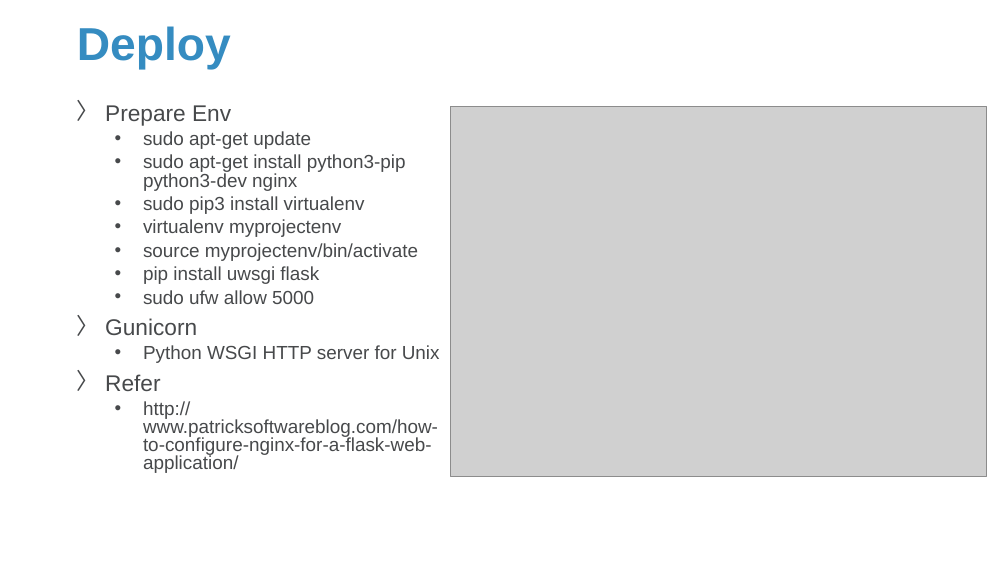
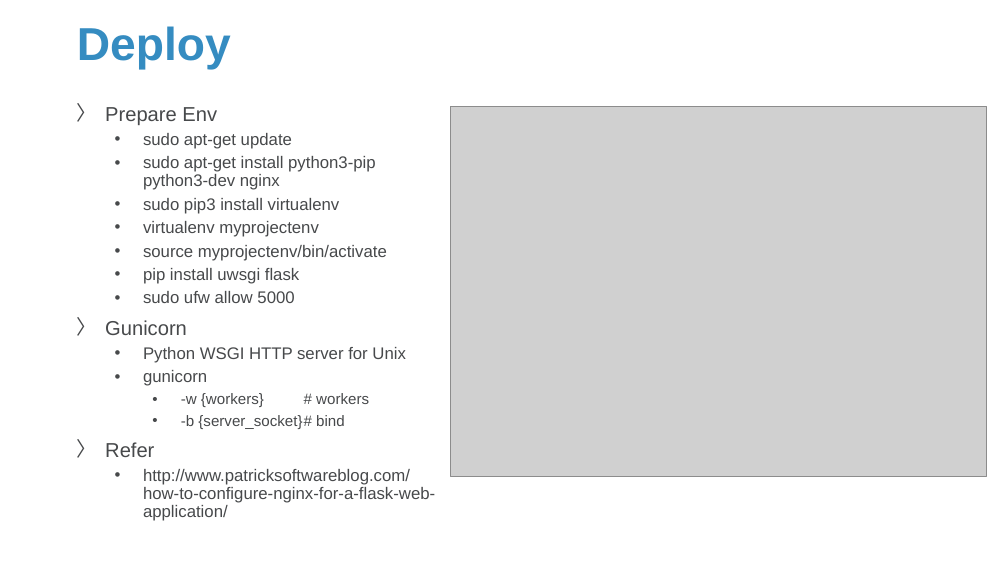
Before and after one commit to Sparks-Lu/TechNotes, a slide deck: slide 11 of Web/Flask-Notes.pptx (slide 9 before the commit). Drawn at 1008x567 pixels with LibreOffice and Linux fonts; fonts in the diff are those of the drawing; grey boxes stand for pictures; background and template pictures are left out. Boxes give left, top, right and bottom in pixels: in the first picture for what was removed or moved away, otherwise in the second. Text is boxed around its words. In the diff, an @@ line names an element or a change of style, - is before the commit and + after.

```diff
--- a/Web/Flask-Notes.pptx
+++ b/Web/Flask-Notes.pptx
@@ text at (105, 107, 435, 521): size 21.6 to 19.2 pt in "Prepare Env", "Gunicorn", "Refer"; size 18 to 16 pt in "sudo apt-get update", "sudo apt-get install python3-pip python3-dev nginx", "sudo pip3 install virtualenv", "virtualenv myprojectenv" and 5 more places; line spacing 0.8 to 0.9 @@
@@ text at (143, 370, 369, 429): paragraphs added @@
+  • gunicorn
+    • -w {workers} # workers
+    • -b {server_socket} # bind
```
Also in this commit, not shown: 3 other slides changed, 5 slides added, 6 other files.
